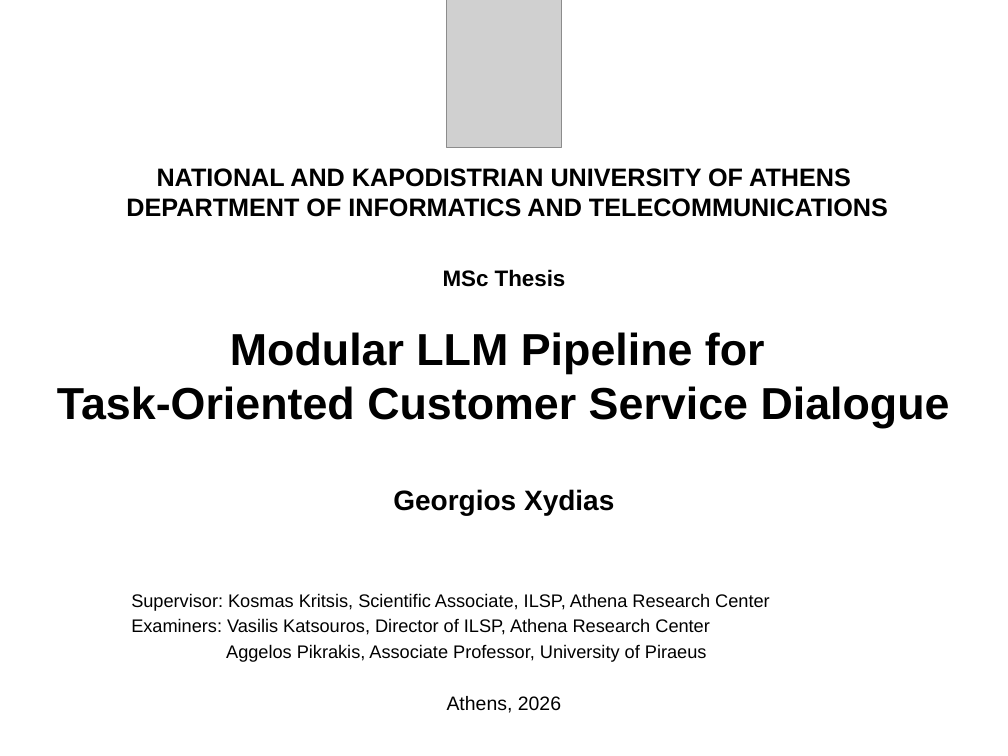
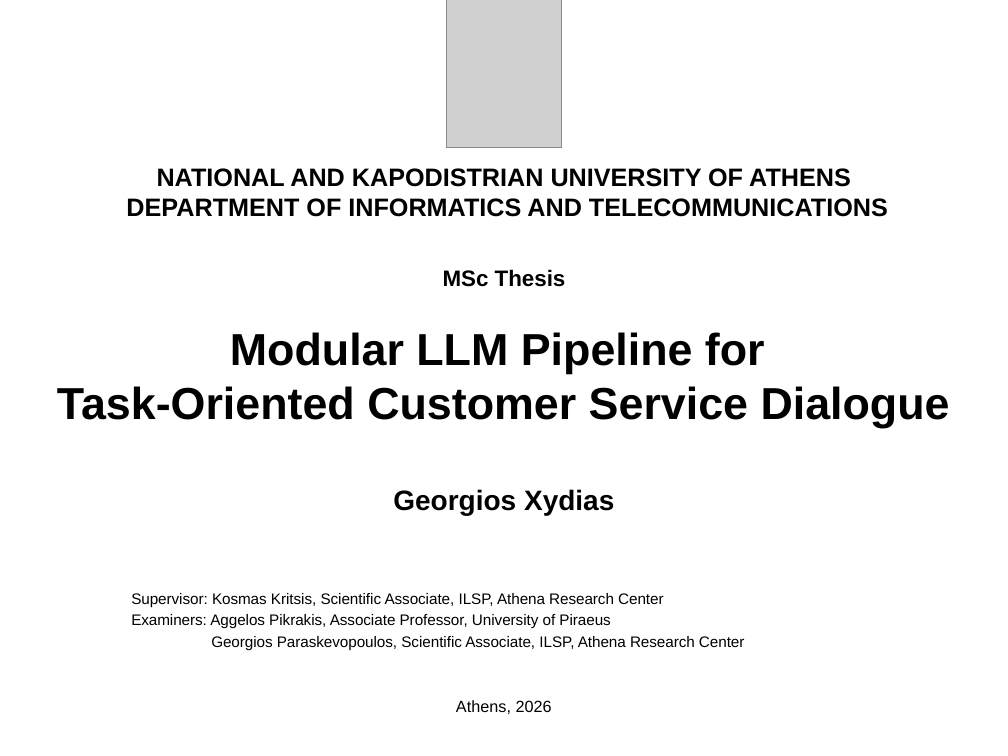
Before and after one commit to GiX007/mlp4cs, a slide deck: slide 1 of docs/presentation.pptx. Drawn at 1008x756 pixels with LibreOffice and Linux fonts; fonts in the diff are those of the drawing; grey boxes stand for pictures. Boxes give left, top, right and bottom in pixels: in the first picture for what was removed or moved away, otherwise in the second. Text is boxed around its words. In the diff, an @@ line names an element or a change of style, - is before the commit and + after.

```diff
--- a/docs/presentation.pptx
+++ b/docs/presentation.pptx
@@ subtitle at (x1=131, y1=593, x2=663, y2=714): size 12.9 to 10.8 pt in "Supervisor: Kosmas Kritsis, Scientific Associate, ILSP, Athe ..."; size 13.9 to 11.6 pt in "Athens, 2026" @@
@@ subtitle at (x1=131, y1=614, x2=744, y2=650): text changed; size 12.9 to 10.8 pt @@
-Examiners: Vasilis Katsouros, Director of ILSP, Athena Research Center
-Aggelos Pikrakis, Associate Professor, University of Piraeus
+Examiners: Aggelos Pikrakis, Associate Professor, University of Piraeus
+Georgios Paraskevopoulos, Scientific Associate, ILSP, Athena Research Center
```
Also in this commit, not shown: 2 other files.
